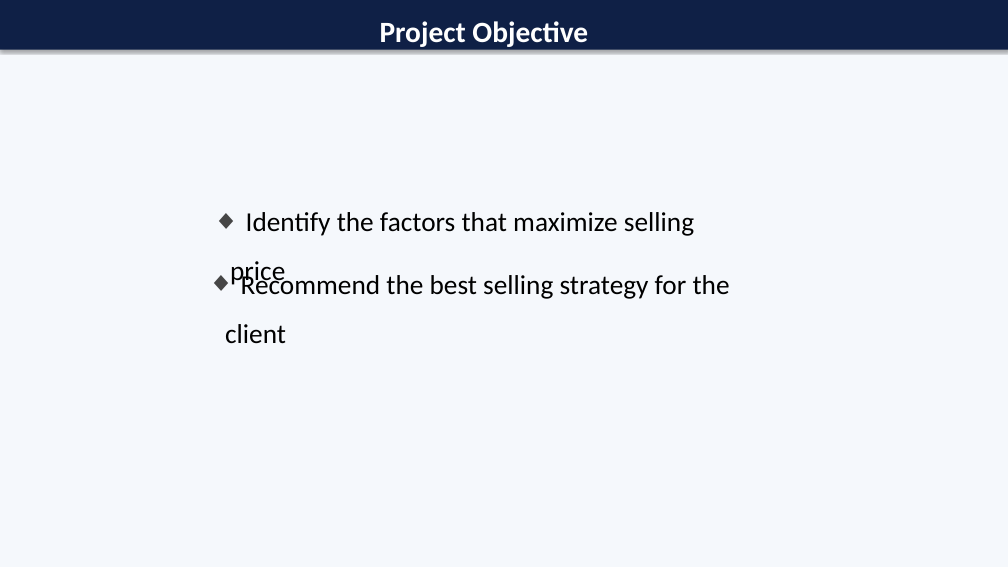
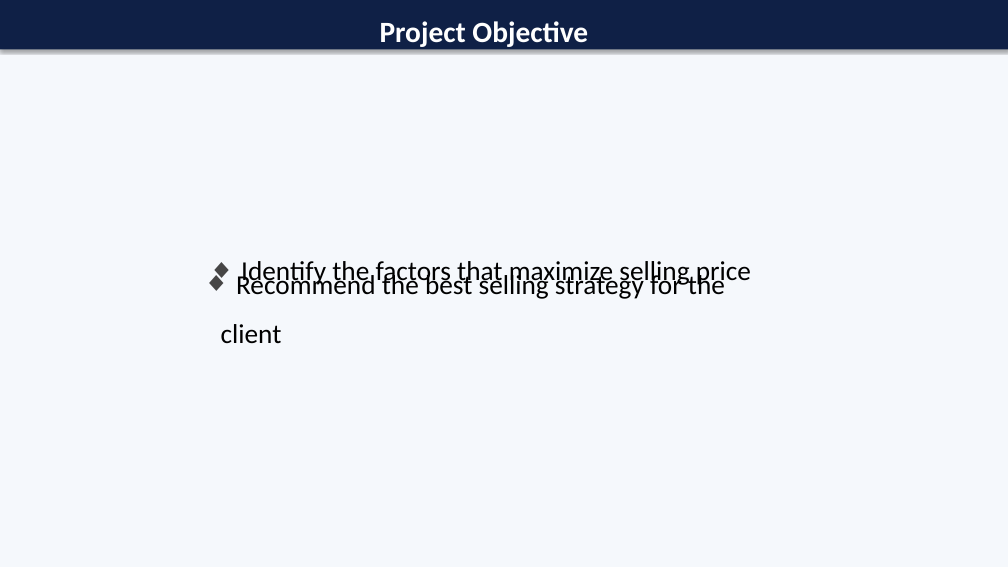
Before and after one commit to elhamrouzban/king_county_housing, a slide deck: slide 3 of Professional_King_County_EDA_Presentation.pptx. Drawn at 1008x567 pixels with LibreOffice and Linux fonts; fonts in the diff are those of the drawing. Boxes give left, top, right and bottom in pixels: in the first picture for what was removed or moved away, otherwise in the second. Text is boxed around its words. In the diff, an @@ line names an element or a change of style, - is before the commit and + after.

```diff
--- a/Professional_King_County_EDA_Presentation.pptx
+++ b/Professional_King_County_EDA_Presentation.pptx
@@ text "Identify the factors that maximize ..." rewrapped from <box>230,212,694,287</box> to <box>241,261,751,287</box> @@
@@ text "Recommend the best selling strategy ...": place and size @@
-text "Recommend the best selling strategy ..." at <box>225,271,730,344</box>
+text "Recommend the best selling strategy ..." at <box>221,271,725,344</box>
```
Also in this commit, not shown: 3 other slides changed, 3 slides removed, 1 other file.
